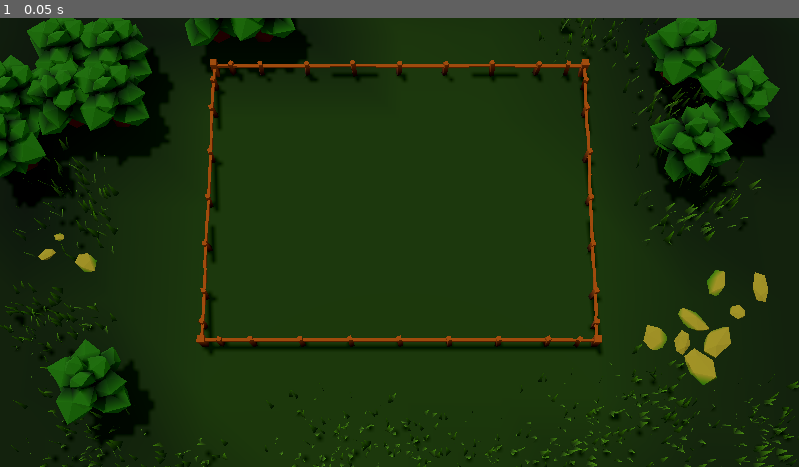
Above: before the commit, frame 1.
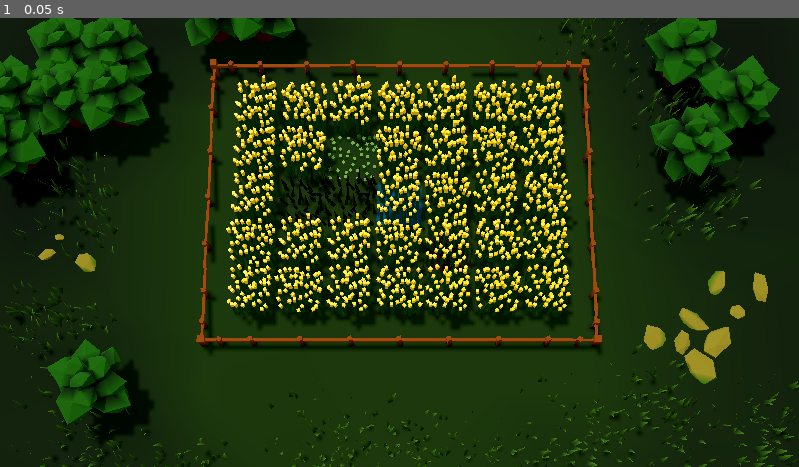
Above: after the commit, the same moment.

Repository: Squix/scientific_game_jam_26
Game: Godot game, scene res://scenes/Decor.tscn
The game is run twice, just before and just after one commit, with the same random seed, the same clock (stepped at 60 frames per second) and the same inputs. This scene is started directly instead of the project's main scene.
Inputs:
- Up to frame 1 (0.05 s): no input

The runs differ from the first frame. In frame 1, 18% of the frame differs, in the area x 5-95%, y 12-94%.

Commit message:
decor amelioré

Diff:
--- a/scenes/Decor.tscn
+++ b/scenes/Decor.tscn
@@ -1,13 +1,14 @@
 [gd_scene format=3 uid="uid://bik1846wr44cd"]
 
-[ext_resource type="PackedScene" uid="uid://cefn77pfifahd" path="res://Assets/Ground_empty.glb" id="2_tuaau"]
 [ext_resource type="PackedScene" uid="uid://bcy2xhiwu8ic0" path="res://Assets/Rock_1.glb" id="3_4grd0"]
 [ext_resource type="PackedScene" uid="uid://bd7siok0ifx5h" path="res://Assets/Rock_2.glb" id="4_lvvu6"]
+[ext_resource type="PackedScene" uid="uid://cvdiytsidpf2v" path="res://Assets/Ground_empty_Grid7by5.glb" id="5_lvvu6"]
 [ext_resource type="PackedScene" uid="uid://cnnk5xh6y2buw" path="res://Assets/Rock_3.glb" id="5_tmees"]
 [ext_resource type="PackedScene" uid="uid://04jpu4u50cch" path="res://Assets/Barriere_Side.glb" id="6_4grd0"]
 [ext_resource type="PackedScene" uid="uid://eehg02iwmv6n" path="res://Assets/Tree.glb" id="6_qxa2y"]
 [ext_resource type="PackedScene" uid="uid://kig6fss3dfqi" path="res://Assets/Barriere_Corner.glb" id="7_lvvu6"]
 [ext_resource type="PackedScene" uid="uid://vjp0p87mkqj7" path="res://Assets/Grass_Patch_1.glb" id="8_lvvu6"]
+[ext_resource type="PackedScene" uid="uid://co6fbp8qwwwba" path="res://scenes/TilesTest.tscn" id="9_tmees"]
 
 [sub_resource type="Environment" id="Environment_s8c1j"]
 ambient_light_source = 2
@@ -37,9 +38,6 @@
 
 [node name="Decor" type="Node3D" parent="." unique_id=606444375]
 
-[node name="Environment2" parent="Decor" unique_id=1463941875 instance=ExtResource("2_tuaau")]
-transform = Transform3D(1, 0, 0, 0, 1, 0, 0, 0, 1, 0.07205057, -0.0117435455, -0.04277277)
-
 [node name="Environment3" parent="Decor" unique_id=1819898416 instance=ExtResource("3_4grd0")]
 transform = Transform3D(1, 0, 0, 0, 1, 0, 0, 0, 1, 3, 0, -6)
 
@@ -85,6 +83,8 @@
 [node name="Environment17" parent="Decor" unique_id=1732944460 instance=ExtResource("6_qxa2y")]
 transform = Transform3D(-4.371139e-08, 0, -1, 0, 1, 0, 1, 0, -4.371139e-08, -2, 0, -7)
 
+[node name="Environment" parent="Decor" unique_id=1709215068 instance=ExtResource("5_lvvu6")]
+
 [node name="Barrieres" type="Node3D" parent="." unique_id=468840161]
 
 [node name="Environment18" parent="Barrieres" unique_id=1927256087 instance=ExtResource("6_4grd0")]
@@ -171,41 +171,45 @@
 [node name="Environment35" parent="Barrieres" unique_id=941731968 instance=ExtResource("7_lvvu6")]
 transform = Transform3D(1.3113416e-07, 0, -1, 0, 1, 0, 1, 0, 1.3113416e-07, -2.9999998, 0, 4)
 
-[node name="Environment" parent="." unique_id=872989963 instance=ExtResource("8_lvvu6")]
+[node name="Grass" type="Node3D" parent="." unique_id=1962041920]
+
+[node name="Environment" parent="Grass" unique_id=872989963 instance=ExtResource("8_lvvu6")]
 transform = Transform3D(0.5, 0, 0, 0, 0.5, 0, 0, 0, 0.5, -0.44278097, 0, 6.978446)
 
-[node name="Environment13" parent="." unique_id=173032811 instance=ExtResource("8_lvvu6")]
+[node name="Environment13" parent="Grass" unique_id=173032811 instance=ExtResource("8_lvvu6")]
 transform = Transform3D(0.24304569, 0, 0.436954, 0, 0.5, 0, -0.436954, 0, 0.24304569, 2.611994, -9.536743e-07, 7.682158)
 
-[node name="Environment2" parent="." unique_id=496656714 instance=ExtResource("8_lvvu6")]
+[node name="Environment2" parent="Grass" unique_id=496656714 instance=ExtResource("8_lvvu6")]
 transform = Transform3D(-2.1855694e-08, 0, -0.5, 0, 0.5, 0, 0.5, 0, -2.1855694e-08, -0.16028404, 0, -6.68485)
 
-[node name="Environment12" parent="." unique_id=1873573554 instance=ExtResource("8_lvvu6")]
+[node name="Environment12" parent="Grass" unique_id=1873573554 instance=ExtResource("8_lvvu6")]
 transform = Transform3D(0.2959292, 0, -0.40302095, 0, 0.5, 0, 0.40302095, 0, 0.2959292, 4.5536017, 0, -7.420348)
 
-[node name="Environment7" parent="." unique_id=993677496 instance=ExtResource("8_lvvu6")]
+[node name="Environment7" parent="Grass" unique_id=993677496 instance=ExtResource("8_lvvu6")]
 transform = Transform3D(-2.1855694e-08, 0, -0.5, 0, 0.5, 0, 0.5, 0, -2.1855694e-08, 5, 0, 6)
 
-[node name="Environment8" parent="." unique_id=877421503 instance=ExtResource("8_lvvu6")]
+[node name="Environment8" parent="Grass" unique_id=877421503 instance=ExtResource("8_lvvu6")]
 transform = Transform3D(6.556708e-08, 0, 0.5, 0, 0.5, 0, -0.5, 0, 6.556708e-08, 6, 0, 5)
 
-[node name="Environment10" parent="." unique_id=1522397080 instance=ExtResource("8_lvvu6")]
+[node name="Environment10" parent="Grass" unique_id=1522397080 instance=ExtResource("8_lvvu6")]
 transform = Transform3D(-2.1855694e-08, 0, -0.5, 0, 0.5, 0, 0.5, 0, -2.1855694e-08, -2.7440863, 0, -6.5806055)
 
-[node name="Environment11" parent="." unique_id=1971455936 instance=ExtResource("8_lvvu6")]
+[node name="Environment11" parent="Grass" unique_id=1971455936 instance=ExtResource("8_lvvu6")]
 transform = Transform3D(6.556708e-08, 0, 0.5, 0, 0.5, 0, -0.5, 0, 6.556708e-08, -4, 0, -4)
 
-[node name="Environment3" parent="." unique_id=1807392550 instance=ExtResource("8_lvvu6")]
+[node name="Environment3" parent="Grass" unique_id=1807392550 instance=ExtResource("8_lvvu6")]
 transform = Transform3D(-2.1855694e-08, 0, -0.5, 0, 0.5, 0, 0.5, 0, -2.1855694e-08, 5, 0, 1)
 
-[node name="Environment4" parent="." unique_id=475603908 instance=ExtResource("8_lvvu6")]
+[node name="Environment4" parent="Grass" unique_id=475603908 instance=ExtResource("8_lvvu6")]
 transform = Transform3D(0.5, 0, 0, 0, 0.5, 0, 0, 0, 0.5, 4.998378, 1.9073486e-06, -0.038721085)
 
-[node name="Environment5" parent="." unique_id=1132388219 instance=ExtResource("8_lvvu6")]
+[node name="Environment5" parent="Grass" unique_id=1132388219 instance=ExtResource("8_lvvu6")]
 transform = Transform3D(-2.1855694e-08, 0, -0.5, 0, 0.5, 0, 0.5, 0, -2.1855694e-08, 4.6895137, 0, -4.0592427)
 
-[node name="Environment9" parent="." unique_id=1854899366 instance=ExtResource("8_lvvu6")]
+[node name="Environment9" parent="Grass" unique_id=1854899366 instance=ExtResource("8_lvvu6")]
 transform = Transform3D(-2.1855694e-08, 0, -0.5, 0, 0.5, 0, 0.5, 0, -2.1855694e-08, 5.4516883, 0, -2.0297165)
 
-[node name="Environment6" parent="." unique_id=653444272 instance=ExtResource("8_lvvu6")]
+[node name="Environment6" parent="Grass" unique_id=653444272 instance=ExtResource("8_lvvu6")]
 transform = Transform3D(0.5, 0, 0, 0, 0.5, 0, 0, 0, 0.5, 3.9983778, 1.9073486e-06, -5.038721)
+
+[node name="TilesTest" parent="." unique_id=1249899327 instance=ExtResource("9_tmees")]
--- /dev/null
+++ b/scenes/TilesTest.tscn
@@ -0,0 +1,219 @@
+[gd_scene format=3 uid="uid://co6fbp8qwwwba"]
+
+[ext_resource type="PackedScene" uid="uid://78r3l4xbftpo" path="res://Assets/Ground_Tile_Base.glb" id="1_7p1go"]
+[ext_resource type="PackedScene" uid="uid://xbyaswjnx2m1" path="res://Assets/Ground_Tile_Engrais.glb" id="2_v7hgp"]
+[ext_resource type="PackedScene" uid="uid://1gju31sjv265" path="res://Assets/Ground_Tile_Water.glb" id="3_la8nj"]
+[ext_resource type="PackedScene" uid="uid://bsjqgl4i50n7k" path="res://Assets/Colza_Tile.glb" id="4_v7hgp"]
+[ext_resource type="PackedScene" uid="uid://bmlcpoapg1180" path="res://Assets/Colza_Tile_Dead.glb" id="5_nq4i0"]
+[ext_resource type="PackedScene" uid="uid://jnflv8uh5pfs" path="res://Assets/Colza_Tile_Cut.glb" id="6_3k0pj"]
+
+[node name="TilesTest" type="Node3D" unique_id=1249899327]
+
+[node name="TILES" parent="." unique_id=38565440 instance=ExtResource("1_7p1go")]
+transform = Transform3D(1, 0, 0, 0, 1, 0, 0, 0, 1, 0, 0, 1)
+
+[node name="TILES4" parent="." unique_id=174726587 instance=ExtResource("1_7p1go")]
+transform = Transform3D(1, 0, 0, 0, 1, 0, 0, 0, 1, 0, 0, -2)
+
+[node name="TILES6" parent="." unique_id=1283335624 instance=ExtResource("1_7p1go")]
+transform = Transform3D(1, 0, 0, 0, 1, 0, 0, 0, 1, 0, 0, -1)
+
+[node name="TILES5" parent="." unique_id=2010331062 instance=ExtResource("1_7p1go")]
+transform = Transform3D(1, 0, 0, 0, 1, 0, 0, 0, 1, 0, 0, 2)
+
+[node name="TILES7" parent="." unique_id=229827693 instance=ExtResource("1_7p1go")]
+transform = Transform3D(1, 0, 0, 0, 1, 0, 0, 0, 1, -1, 0, 1)
+
+[node name="TILES8" parent="." unique_id=629067015 instance=ExtResource("1_7p1go")]
+transform = Transform3D(1, 0, 0, 0, 1, 0, 0, 0, 1, -1, 0, -2)
+
+[node name="TILES12" parent="." unique_id=727510164 instance=ExtResource("1_7p1go")]
+transform = Transform3D(1, 0, 0, 0, 1, 0, 0, 0, 1, 0, 0, -3)
+
+[node name="TILES13" parent="." unique_id=1593037302 instance=ExtResource("1_7p1go")]
+transform = Transform3D(1, 0, 0, 0, 1, 0, 0, 0, 1, -1, 0, -3)
+
+[node name="TILES14" parent="." unique_id=852615696 instance=ExtResource("1_7p1go")]
+transform = Transform3D(1, 0, 0, 0, 1, 0, 0, 0, 1, 0, 0, 3)
+
+[node name="TILES15" parent="." unique_id=1575954521 instance=ExtResource("1_7p1go")]
+transform = Transform3D(1, 0, 0, 0, 1, 0, 0, 0, 1, -1, 0, 3)
+
+[node name="TILES9" parent="." unique_id=1917030699 instance=ExtResource("1_7p1go")]
+transform = Transform3D(1, 0, 0, 0, 1, 0, 0, 0, 1, -1, 0, -1)
+
+[node name="TILES11" parent="." unique_id=2126630369 instance=ExtResource("1_7p1go")]
+transform = Transform3D(1, 0, 0, 0, 1, 0, 0, 0, 1, -1, 0, 0)
+
+[node name="TILES10" parent="." unique_id=13311767 instance=ExtResource("1_7p1go")]
+transform = Transform3D(1, 0, 0, 0, 1, 0, 0, 0, 1, -1, 0, 2)
+
+[node name="TILES16" parent="." unique_id=1791234838 instance=ExtResource("1_7p1go")]
+transform = Transform3D(1, 0, 0, 0, 1, 0, 0, 0, 1, -2, 0, 1)
+
+[node name="TILES17" parent="." unique_id=643714943 instance=ExtResource("1_7p1go")]
+transform = Transform3D(1, 0, 0, 0, 1, 0, 0, 0, 1, -2, 0, -2)
+
+[node name="TILES18" parent="." unique_id=2079100895 instance=ExtResource("1_7p1go")]
+transform = Transform3D(1, 0, 0, 0, 1, 0, 0, 0, 1, -2, 0, -3)
+
+[node name="TILES19" parent="." unique_id=770785201 instance=ExtResource("1_7p1go")]
+transform = Transform3D(1, 0, 0, 0, 1, 0, 0, 0, 1, -2, 0, 3)
+
+[node name="TILES20" parent="." unique_id=1169094371 instance=ExtResource("1_7p1go")]
+transform = Transform3D(1, 0, 0, 0, 1, 0, 0, 0, 1, -2, 0, -1)
+
+[node name="TILES21" parent="." unique_id=1403184078 instance=ExtResource("1_7p1go")]
+transform = Transform3D(1, 0, 0, 0, 1, 0, 0, 0, 1, -2, 0, 0)
+
+[node name="TILES22" parent="." unique_id=816066681 instance=ExtResource("1_7p1go")]
+transform = Transform3D(1, 0, 0, 0, 1, 0, 0, 0, 1, -2, 0, 2)
+
+[node name="TILES23" parent="." unique_id=873978804 instance=ExtResource("1_7p1go")]
+transform = Transform3D(1, 0, 0, 0, 1, 0, 0, 0, 1, 2, 0, 1)
+
+[node name="TILES24" parent="." unique_id=1576713998 instance=ExtResource("1_7p1go")]
+transform = Transform3D(1, 0, 0, 0, 1, 0, 0, 0, 1, 2, 0, -2)
+
+[node name="TILES25" parent="." unique_id=543266637 instance=ExtResource("1_7p1go")]
+transform = Transform3D(1, 0, 0, 0, 1, 0, 0, 0, 1, 2, 0, -3)
+
+[node name="TILES26" parent="." unique_id=648665098 instance=ExtResource("1_7p1go")]
+transform = Transform3D(1, 0, 0, 0, 1, 0, 0, 0, 1, 2, 0, 3)
+
+[node name="TILES27" parent="." unique_id=1572895548 instance=ExtResource("1_7p1go")]
+transform = Transform3D(1, 0, 0, 0, 1, 0, 0, 0, 1, 2, 0, -1)
+
+[node name="TILES28" parent="." unique_id=45065914 instance=ExtResource("1_7p1go")]
+transform = Transform3D(1, 0, 0, 0, 1, 0, 0, 0, 1, 2, 0, 0)
+
+[node name="TILES29" parent="." unique_id=1215115152 instance=ExtResource("1_7p1go")]
+transform = Transform3D(1, 0, 0, 0, 1, 0, 0, 0, 1, 2, 0, 2)
+
+[node name="TILES30" parent="." unique_id=397283455 instance=ExtResource("1_7p1go")]
+transform = Transform3D(1, 0, 0, 0, 1, 0, 0, 0, 1, 1, 0, 1)
+
+[node name="TILES31" parent="." unique_id=1932388566 instance=ExtResource("1_7p1go")]
+transform = Transform3D(1, 0, 0, 0, 1, 0, 0, 0, 1, 1, 0, -2)
+
+[node name="TILES32" parent="." unique_id=1229862912 instance=ExtResource("1_7p1go")]
+transform = Transform3D(1, 0, 0, 0, 1, 0, 0, 0, 1, 1, 0, -3)
+
+[node name="TILES33" parent="." unique_id=1360612263 instance=ExtResource("1_7p1go")]
+transform = Transform3D(1, 0, 0, 0, 1, 0, 0, 0, 1, 1, 0, 3)
+
+[node name="TILES34" parent="." unique_id=2125068708 instance=ExtResource("1_7p1go")]
+transform = Transform3D(1, 0, 0, 0, 1, 0, 0, 0, 1, 1, 0, 0)
+
+[node name="TILES35" parent="." unique_id=131156789 instance=ExtResource("1_7p1go")]
+transform = Transform3D(1, 0, 0, 0, 1, 0, 0, 0, 1, 1, 0, 2)
+
+[node name="TILES2" parent="." unique_id=1359699858 instance=ExtResource("2_v7hgp")]
+transform = Transform3D(1, 0, 0, 0, 1, 0, 0, 0, 1, 1, 0, -1)
+
+[node name="TILES3" parent="." unique_id=1668962919 instance=ExtResource("3_la8nj")]
+
+[node name="TILES36" parent="." unique_id=988545167 instance=ExtResource("4_v7hgp")]
+transform = Transform3D(0.8, 0, 0, 0, 0.8, 0, 0, 0, 0.8, 0, 0, 0)
+
+[node name="TILES37" parent="." unique_id=374288797 instance=ExtResource("4_v7hgp")]
+transform = Transform3D(-3.4969112e-08, 0, 0.8, 0, 0.8, 0, -0.8, 0, -3.4969112e-08, 0, 0, -1)
+
+[node name="TILES38" parent="." unique_id=658302395 instance=ExtResource("4_v7hgp")]
+transform = Transform3D(0.8, 0, 0, 0, 0.8, 0, 0, 0, 0.8, 0, 0, -2)
+
+[node name="TILES39" parent="." unique_id=1683319774 instance=ExtResource("4_v7hgp")]
+transform = Transform3D(-3.4969112e-08, 0, -0.8, 0, 0.8, 0, 0.8, 0, -3.4969112e-08, 0, 0, -3)
+
+[node name="TILES40" parent="." unique_id=2007940340 instance=ExtResource("4_v7hgp")]
+transform = Transform3D(0.8, 0, 0, 0, 0.8, 0, 0, 0, 0.8, 1, 0, 1)
+
+[node name="TILES41" parent="." unique_id=867409 instance=ExtResource("4_v7hgp")]
+transform = Transform3D(-3.4969112e-08, 0, 0.8, 0, 0.8, 0, -0.8, 0, -3.4969112e-08, 1, 0, 0)
+
+[node name="TILES42" parent="." unique_id=1873894656 instance=ExtResource("4_v7hgp")]
+transform = Transform3D(0.8, 0, 0, 0, 0.8, 0, 0, 0, 0.8, 1, 0, -1)
+
+[node name="TILES64" parent="." unique_id=1399553973 instance=ExtResource("4_v7hgp")]
+transform = Transform3D(0.8, 0, 0, 0, 0.8, 0, 0, 0, 0.8, 0, 0, 3)
+
+[node name="TILES67" parent="." unique_id=1004681537 instance=ExtResource("4_v7hgp")]
+transform = Transform3D(-3.4969112e-08, 0, 0.8, 0, 0.8, 0, -0.8, 0, -3.4969112e-08, 1, 0, 3)
+
+[node name="TILES68" parent="." unique_id=1503287694 instance=ExtResource("4_v7hgp")]
+transform = Transform3D(0.8, 0, 0, 0, 0.8, 0, 0, 0, 0.8, 1, 0, 2)
+
+[node name="TILES48" parent="." unique_id=1938265538 instance=ExtResource("4_v7hgp")]
+transform = Transform3D(0.8, 0, 0, 0, 0.8, 0, 0, 0, 0.8, 2, 0, -1)
+
+[node name="TILES51" parent="." unique_id=190862704 instance=ExtResource("4_v7hgp")]
+transform = Transform3D(0.8, 0, 0, 0, 0.8, 0, 0, 0, 0.8, 1, 0, -3)
+
+[node name="TILES49" parent="." unique_id=776964687 instance=ExtResource("4_v7hgp")]
+transform = Transform3D(-3.4969112e-08, 0, 0.8, 0, 0.8, 0, -0.8, 0, -3.4969112e-08, 2, 0, -2)
+
+[node name="TILES50" parent="." unique_id=1598129381 instance=ExtResource("4_v7hgp")]
+transform = Transform3D(0.8, 0, 0, 0, 0.8, 0, 0, 0, 0.8, 2, 0, -3)
+
+[node name="TILES43" parent="." unique_id=1121848006 instance=ExtResource("4_v7hgp")]
+transform = Transform3D(-3.4969112e-08, 0, -0.8, 0, 0.8, 0, 0.8, 0, -3.4969112e-08, 1, 0, -2)
+
+[node name="TILES52" parent="." unique_id=1555588524 instance=ExtResource("4_v7hgp")]
+transform = Transform3D(0.8, 0, 0, 0, 0.8, 0, 0, 0, 0.8, -2, 0, -1)
+
+[node name="TILES53" parent="." unique_id=1707419575 instance=ExtResource("4_v7hgp")]
+transform = Transform3D(-3.4969112e-08, 0, 0.8, 0, 0.8, 0, -0.8, 0, -3.4969112e-08, -1, 0, 0)
+
+[node name="TILES54" parent="." unique_id=845691300 instance=ExtResource("4_v7hgp")]
+transform = Transform3D(0.8, 0, 0, 0, 0.8, 0, 0, 0, 0.8, -1, 0, -1)
+
+[node name="TILES69" parent="." unique_id=1777218041 instance=ExtResource("4_v7hgp")]
+transform = Transform3D(0.8, 0, 0, 0, 0.8, 0, 0, 0, 0.8, -2, 0, 3)
+
+[node name="TILES70" parent="." unique_id=2004034267 instance=ExtResource("4_v7hgp")]
+transform = Transform3D(0.8, 0, 0, 0, 0.8, 0, 0, 0, 0.8, -1, 0, 3)
+
+[node name="TILES55" parent="." unique_id=1283273484 instance=ExtResource("4_v7hgp")]
+transform = Transform3D(-3.4969112e-08, 0, -0.8, 0, 0.8, 0, 0.8, 0, -3.4969112e-08, -2, 0, 0)
+
+[node name="TILES56" parent="." unique_id=204961121 instance=ExtResource("4_v7hgp")]
+transform = Transform3D(0.8, 0, 0, 0, 0.8, 0, 0, 0, 0.8, -2, 0, -3)
+
+[node name="TILES57" parent="." unique_id=1050158834 instance=ExtResource("4_v7hgp")]
+transform = Transform3D(-3.4969112e-08, 0, 0.8, 0, 0.8, 0, -0.8, 0, -3.4969112e-08, -1, 0, -2)
+
+[node name="TILES58" parent="." unique_id=1352271828 instance=ExtResource("4_v7hgp")]
+transform = Transform3D(0.8, 0, 0, 0, 0.8, 0, 0, 0, 0.8, -1, 0, -3)
+
+[node name="TILES59" parent="." unique_id=1144933229 instance=ExtResource("4_v7hgp")]
+transform = Transform3D(-3.4969112e-08, 0, -0.8, 0, 0.8, 0, 0.8, 0, -3.4969112e-08, -2, 0, -2)
+
+[node name="TILES60" parent="." unique_id=1277242262 instance=ExtResource("4_v7hgp")]
+transform = Transform3D(0.8, 0, 0, 0, 0.8, 0, 0, 0, 0.8, -2, 0, 1)
+
+[node name="TILES61" parent="." unique_id=2048255730 instance=ExtResource("4_v7hgp")]
+transform = Transform3D(-3.4969112e-08, 0, 0.8, 0, 0.8, 0, -0.8, 0, -3.4969112e-08, -1, 0, 2)
+
+[node name="TILES63" parent="." unique_id=642907850 instance=ExtResource("4_v7hgp")]
+transform = Transform3D(-3.4969112e-08, 0, -0.8, 0, 0.8, 0, 0.8, 0, -3.4969112e-08, -2, 0, 2)
+
+[node name="TILES44" parent="." unique_id=1146788825 instance=ExtResource("4_v7hgp")]
+transform = Transform3D(0.8, 0, 0, 0, 0.8, 0, 0, 0, 0.8, 2, 0, 3)
+
+[node name="TILES45" parent="." unique_id=1518644004 instance=ExtResource("4_v7hgp")]
+transform = Transform3D(-3.4969112e-08, 0, 0.8, 0, 0.8, 0, -0.8, 0, -3.4969112e-08, 2, 0, 2)
+
+[node name="TILES46" parent="." unique_id=2135825744 instance=ExtResource("4_v7hgp")]
+transform = Transform3D(0.8, 0, 0, 0, 0.8, 0, 0, 0, 0.8, 2, 0, 1)
+
+[node name="TILES47" parent="." unique_id=575547175 instance=ExtResource("4_v7hgp")]
+transform = Transform3D(-3.4969112e-08, 0, -0.8, 0, 0.8, 0, 0.8, 0, -3.4969112e-08, 2, 0, 0)
+
+[node name="TILES65" parent="." unique_id=203925551 instance=ExtResource("5_nq4i0")]
+transform = Transform3D(1, 0, 0, 0, 1, 0, 0, 0, 1, 0, 0, 2)
+
+[node name="TILES66" parent="." unique_id=898322370 instance=ExtResource("5_nq4i0")]
+transform = Transform3D(1, 0, 0, 0, 1, 0, 0, 0, 1, 0, 0, 1)
+
+[node name="TILES62" parent="." unique_id=278908470 instance=ExtResource("6_3k0pj")]
+transform = Transform3D(1, 0, 0, 0, 1, 0, 0, 0, 1, -1, 0, 1)
Binary file added: Assets/Ground_empty_Grid7by5.glb
Not shown, added: Assets/Ground_empty_Grid7by5.glb.import
